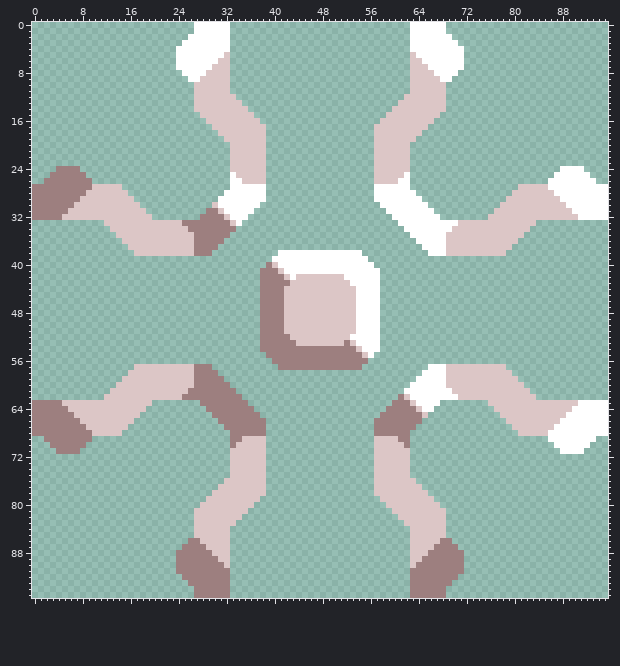
Two versions of one sprite sheet, sprites/blocks/cores/ormalute/core-ormalute-team.png. The picture above is the old version.
The file is 96x96 pixels.
And afterwards:
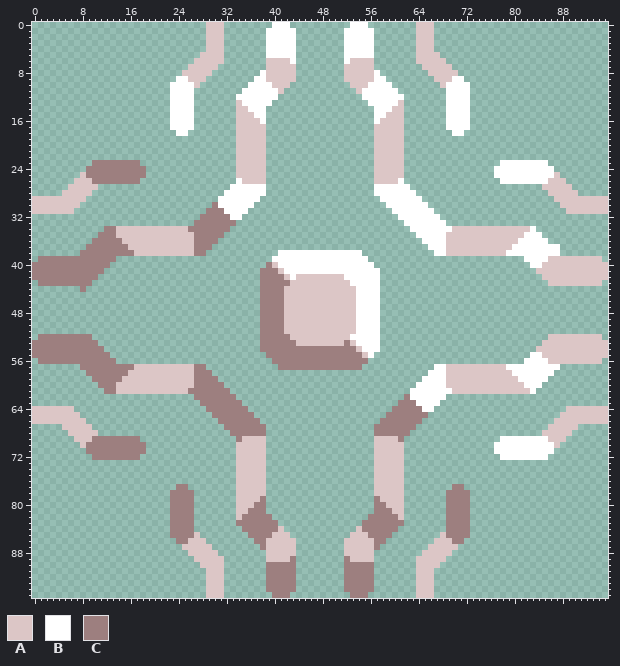
Palette (. is transparent): A #dcc6c6  B #ffffff  C #9d7f7f
The edit:
Changed rows in their new state; - is an unchanged pixel.
first column x 0:
 0 ---------------------------..AAA.-------BBB----------BBB-------.AAA..---------------------------
 1 ---------------------------..AAA.------BBBBB--------BBBBB------.AAA..---------------------------
 2 --------------------------...AAA.------BBBBB--------BBBBB------.AAA...--------------------------
 3 -------------------------....AAA.------BBBBB--------BBBBB------.AAA....-------------------------
 4 ------------------------.....AAA.------BBBBB--------BBBBB------.AAA.....------------------------
 5 ------------------------....AAAA.------BBBBB--------BBBBB------.AAAA....------------------------
 6 ------------------------...AAAA-.------AAAAB--------BAAAA------.-AAAA...------------------------
 7 ------------------------..AAAA-..------AAAAA--------AAAAA------..-AAAA..------------------------
 8 -------------------------AAAA-...-----BAAAAA--------AAAAAB-----...-AAAA-------------------------
 9 ------------------------BBAA-....----BBAAAAA--------AAAAABB----....-AABB------------------------
10 -----------------------BBBB-.....---BBBBAAA----------AAABBBB---.....-BBBB-----------------------
11 -----------------------BBBB......--BBBBBBA------------ABBBBBB--......BBBB-----------------------
12 -----------------------BBBB.......BBBBBBB--------------BBBBBBB.......BBBB-----------------------
13 -----------------------BBBB.......-BBBBB----------------BBBBB-.......BBBB-----------------------
14 -----------------------BBBB.......--BBB------------------BBB--.......BBBB-----------------------
15 -----------------------BBBB-......---BB------------------BB---......-BBBB-----------------------
16 -----------------------BBBB--.....----B------------------B----.....--BBBB-----------------------
17 -----------------------BBBB---....----------------------------....---BBBB-----------------------
18 ------------------------BB-----...----------------------------...-----BB------------------------
19 --------------------------------..----------------------------..--------------------------------
20 ---------------------------------.----------------------------.---------------------------------
21 ---------------------------------.----------------------------.---------------------------------
22 ---------------------------------.----------------------------.---------------------------------
23 ----------CCCCCCCC---------------.----------------------------.---------------BBBBBBBB----------
24 ----....-CCCCCCCCCC--------------.----------------------------.--------------BBBBBBBBBB-....----
25 ---.....ACCCCCCCCCC--------------.----------------------------.--------------BBBBBBBBBBA.....---
26 --.....AAACCCCCCCC---------------.----------------------------.---------------BBBBBBBBAAA.....--
27 ......AAAA-....------------------------------------------------------------------....-AAAA......
28 .....AAAA-......----------------------------------------------------------------......-AAAA.....
29 AAAAAAAA-........---------------------.------------------.---------------------........-AAAAAAAA
30 AAAAAAA-..........------------C------.--------------------.-------------------..........-AAAAAAA
31 AAAAAA-............------------C----.----------------------.-----------------............-AAAAAA
32 ....................------------C--.------------------------.---------------....................
33 ------------...............------C.--------------------------.-------...............------------
34 ------------CC-------------------.----------------------------.--------------------B------------
35 -----------CCC------------------.------------------------------.------------------BBB-----------
36 ----------CCCCC----------------.--------------------------------.----------------BBBBB----------
37 ---------CCCCCCC--------------.----------------------------------.--------------BBBBBBBB--------
38 --------CCCCCCCCC------------.------------------------------------.------------BBBBBBBBB--------
39 -CCCCCCCCCCCCC--------------------------------------------------------------------BBBBAAAAAAAAA-
40 CCCCCCCCCCCCC----------------------------------------------------------------------BBAAAAAAAAAAA
41 CCCCCCCCCCCC------------------------------------------------------------------------AAAAAAAAAAAA
42 CCCCCCCCCCC--------------------------------------------------------------------------AAAAAAAAAAA
43 -CCCCCCCCC----------------------------------------------------------------------------AAAAAAAAA-
44 --------C---------------------------------------------------------------------------------------
first column x 0:
52 -CCCCCCCCC----------------------------------------------------------------------------AAAAAAAAA-
53 CCCCCCCCCCC--------------------------------------------------------------------------AAAAAAAAAAA
54 CCCCCCCCCCCC------------------------------------------------------------------------AAAAAAAAAAAA
55 CCCCCCCCCCCCC----------------------------------------------------------------------BBAAAAAAAAAAA
56 -CCCCCCCCCCCCC--------------------------------------------------------------------BBBBAAAAAAAAA-
57 --------CCCCCCCCC------------.------------------------------------.------------BBBBBBBBB--------
58 ---------CCCCCCC--------------.----------------------------------.--------------BBBBBBB---------
59 ----------CCCCC----------------.--------------------------------.----------------BBBBB----------
60 -----------CCC------------------.------------------------------.------------------BBB-----------
61 ------------CC-------------------.----------------------------.--------------------B------------
62 ------------...............-------.--------------------------.C------...............------------
63 ....................---------------.------------------------.--C------------....................
64 AAAAAA-............-----------------.----------------------.----C------------............-AAAAAA
65 AAAAAAA-..........-------------------.--------------------.------C------------..........-AAAAAAA
66 AAAAAAAA-........---------------------.------------------.---------------------........-AAAAAAAA
67 .....AAAA-......----------------------------------------------------------------......-AAAA.....
68 ......AAAA-....------------------------------------------------------------------....-AAAA......
69 --.....AAACCCCCCCC---------------.----------------------------.---------------BBBBBBBBAAA.....--
70 ---.....ACCCCCCCCCC--------------.----------------------------.--------------BBBBBBBBBBA.....---
71 ----....-CCCCCCCCCC--------------.----------------------------.--------------BBBBBBBBBB-....----
72 ----------CCCCCCCC---------------.----------------------------.---------------BBBBBBBB----------
73 ---------------------------------.----------------------------.---------------------------------
74 ---------------------------------.----------------------------.---------------------------------
75 ---------------------------------.----------------------------.---------------------------------
76 --------------------------------..----------------------------..--------------------------------
77 ------------------------CC-----...----------------------------...-----CC------------------------
78 -----------------------CCCC---....----------------------------....---CCCC-----------------------
79 -----------------------CCCC--.....----C------------------C----.....--CCCC-----------------------
80 -----------------------CCCC-......---CC------------------CC---......-CCCC-----------------------
81 -----------------------CCCC.......--CCC------------------CCC--.......CCCC-----------------------
82 -----------------------CCCC.......-CCCCC----------------CCCCC-.......CCCC-----------------------
83 -----------------------CCCC.......CCCCCCC--------------CCCCCCC.......CCCC-----------------------
84 -----------------------CCCC......--CCCCCCA------------ACCCCCC--......CCCC-----------------------
85 -----------------------CCCC-.....---CCCCAAA----------AAACCCC---.....-CCCC-----------------------
86 ------------------------CCAA-....----CCAAAAA--------AAAAACC----....-AACC------------------------
87 -------------------------AAAA-...-----CAAAAA--------AAAAAC-----...-AAAA-------------------------
88 ------------------------..AAAA-..------AAAAA--------AAAAA------..-AAAA..------------------------
89 ------------------------...AAAA-.------AAAAC--------CAAAA------.-AAAA...------------------------
90 ------------------------....AAAA.------CCCCC--------CCCCC------.AAAA....------------------------
91 ------------------------.....AAA.------CCCCC--------CCCCC------.AAA.....------------------------
92 -------------------------....AAA.------CCCCC--------CCCCC------.AAA....-------------------------
93 --------------------------...AAA.------CCCCC--------CCCCC------.AAA...--------------------------
94 ---------------------------..AAA.------CCCCC--------CCCCC------.AAA..---------------------------
95 ---------------------------..AAA.-------CCC----------CCC-------.AAA..---------------------------
Changed places in both pictures, as pixel boxes (x1, y1, x2, y2):
changed: (32, 22, 296, 292)
changed: (344, 22, 608, 286)
changed: (32, 334, 296, 598)
changed: (344, 334, 608, 598)
